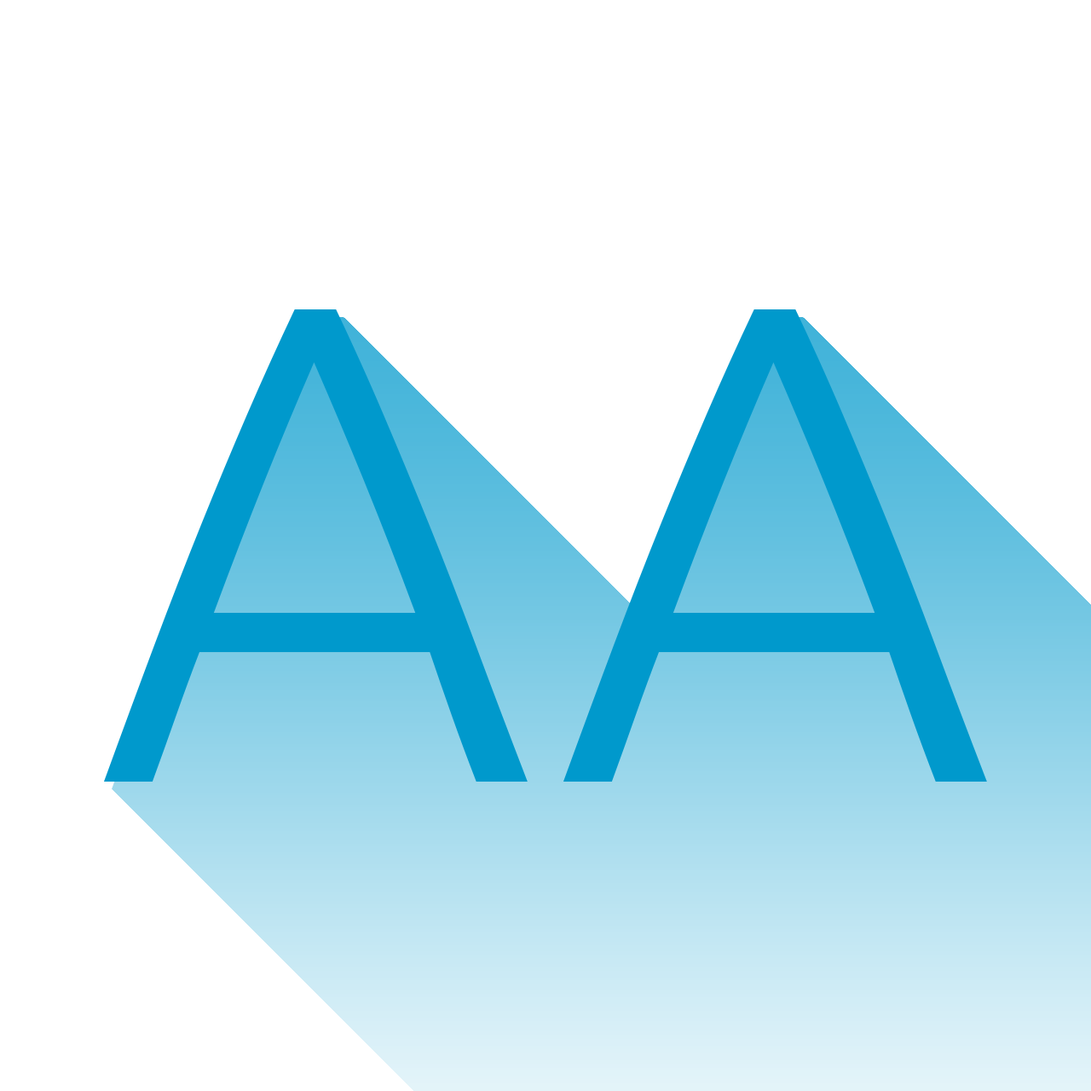
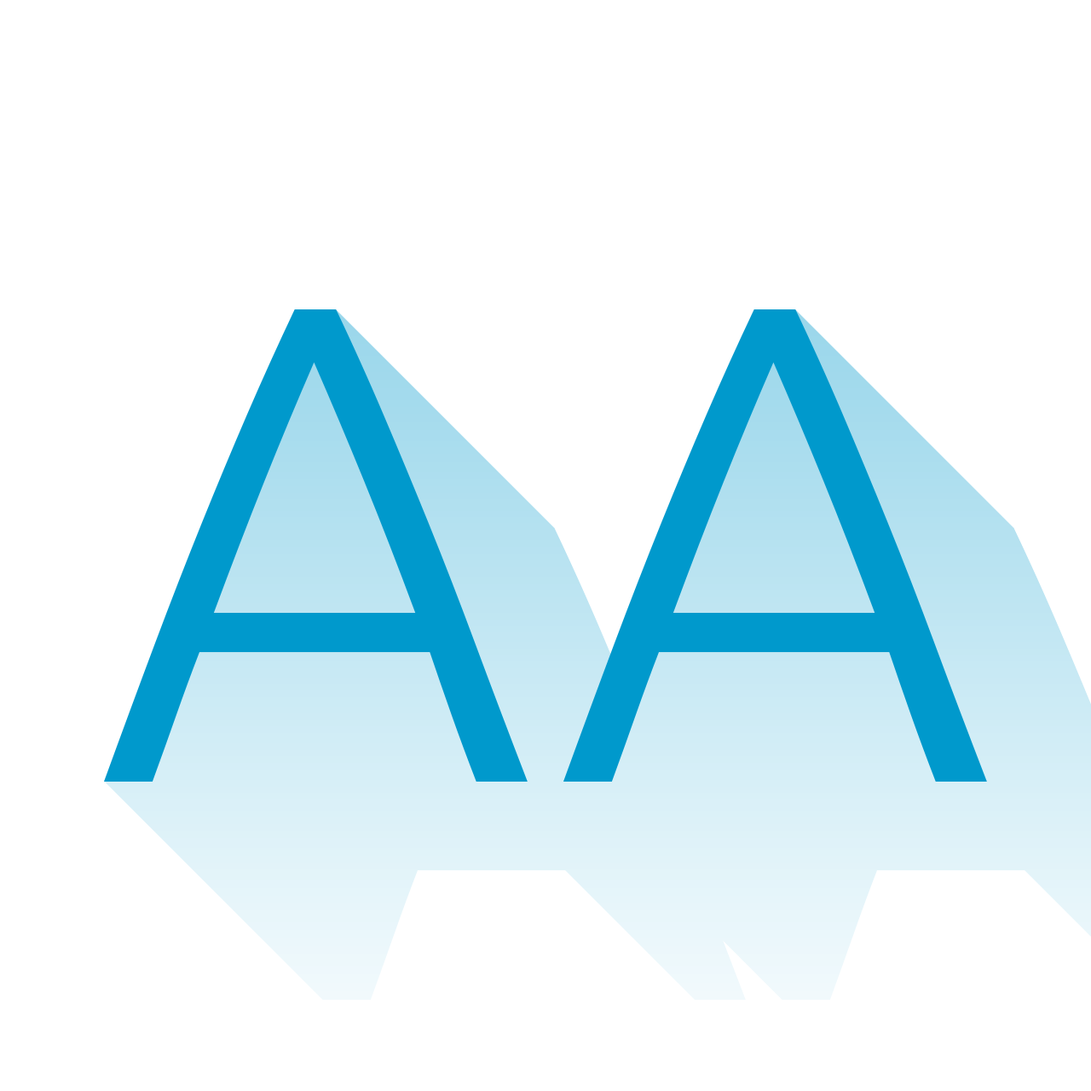
Revision of a layered 1091×1091 image; what changed, layer by layer:
renamed "AA copy 10" to "AA copy", painted on it over [104, 310, 1091, 1091]
